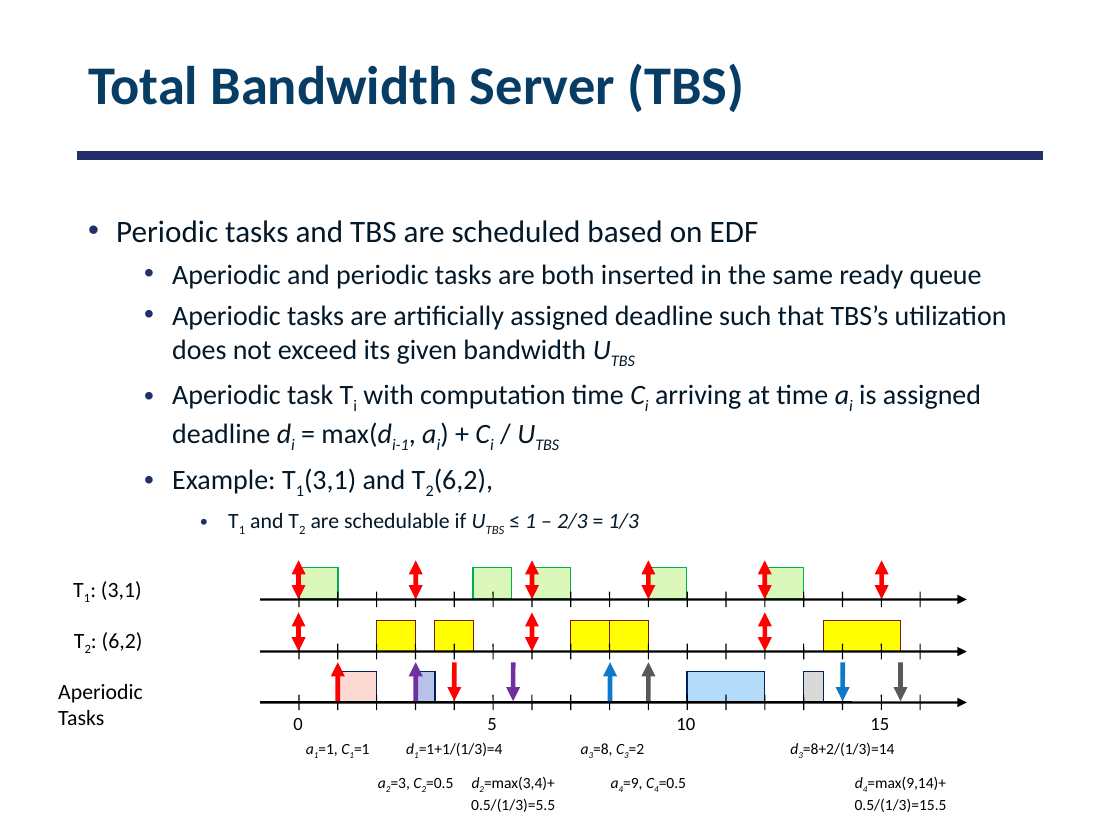
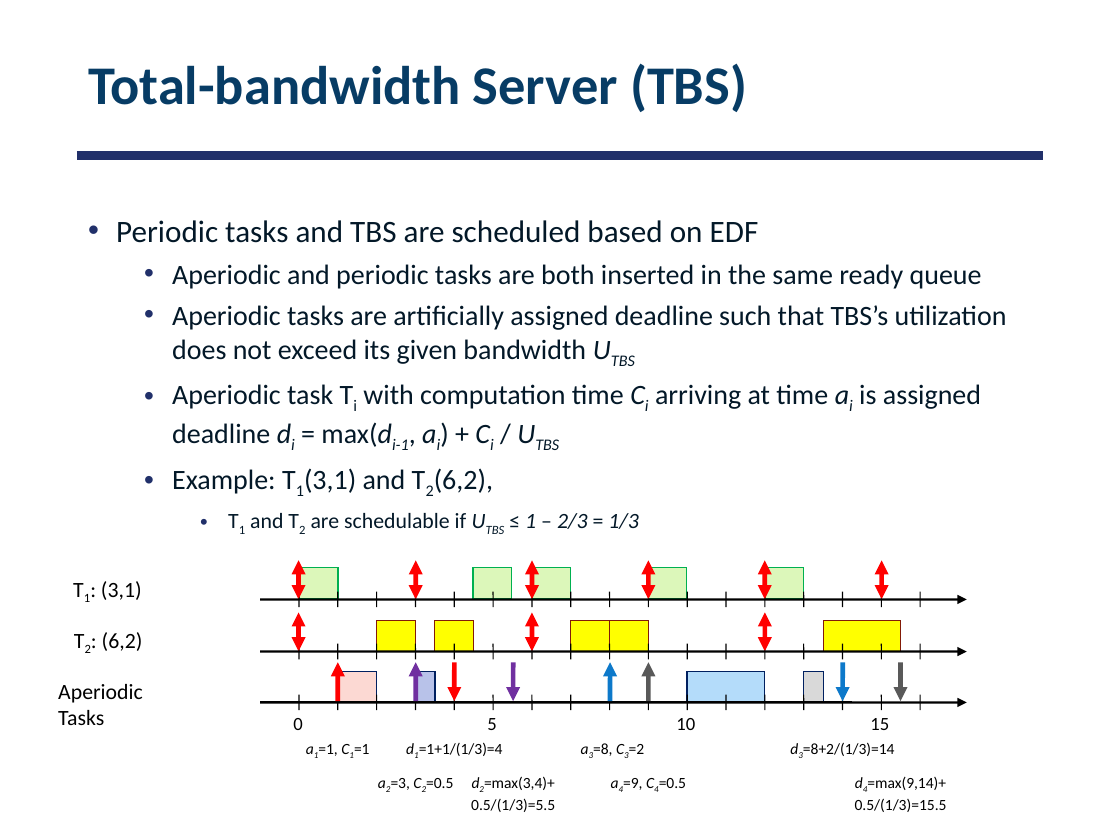
Before and after one commit to smajidzahedi/ECE350, a slide deck: slide 28 of 06-realtime.pptx. Drawn at 1120x840 pixels with LibreOffice and Linux fonts; fonts in the diff are those of the drawing. Boxes give left, top, right and bottom in pixels: in the first picture for what was removed or moved away, otherwise in the second. Text is boxed around its words. In the diff, an @@ line names an element or a change of style, - is before the commit and + after.

```diff
--- a/06-realtime.pptx
+++ b/06-realtime.pptx
@@ title at (88, 63, 747, 112): text changed @@
-Total Bandwidth Server (TBS)
+Total-bandwidth Server (TBS)
```
Also in this commit, not shown: 3 other slides changed, 1 other file.
